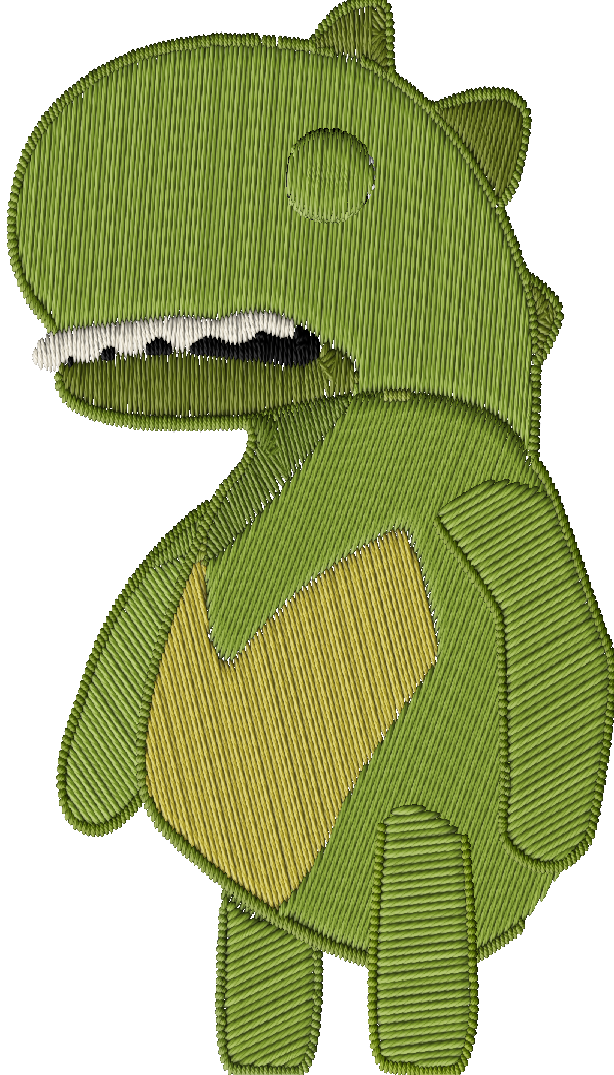
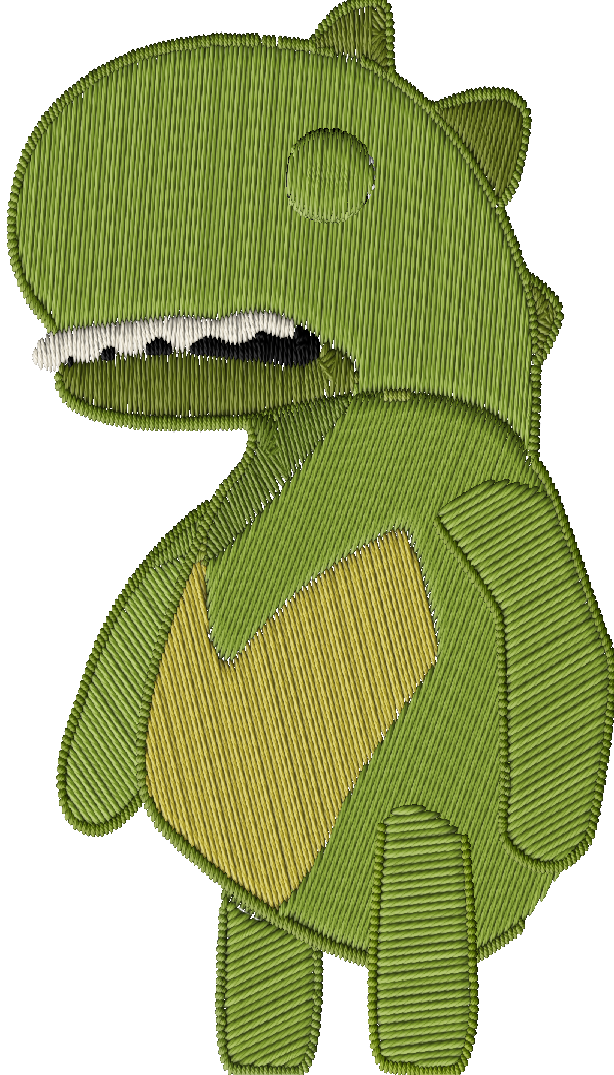
Layered file, before and after one edit (614px x 1075px). Changes by layer:
added layer "Crocky_right_knee" above "Crocky_right_leg" over [464, 931, 477, 934]
painted on "Crocky_right_leg" over [464, 931, 477, 934]
added layer "Crocky_left_knee" above "Crocky_left_leg" over [222, 899, 271, 925]
painted on "Crocky_left_leg" over [222, 899, 271, 925]
